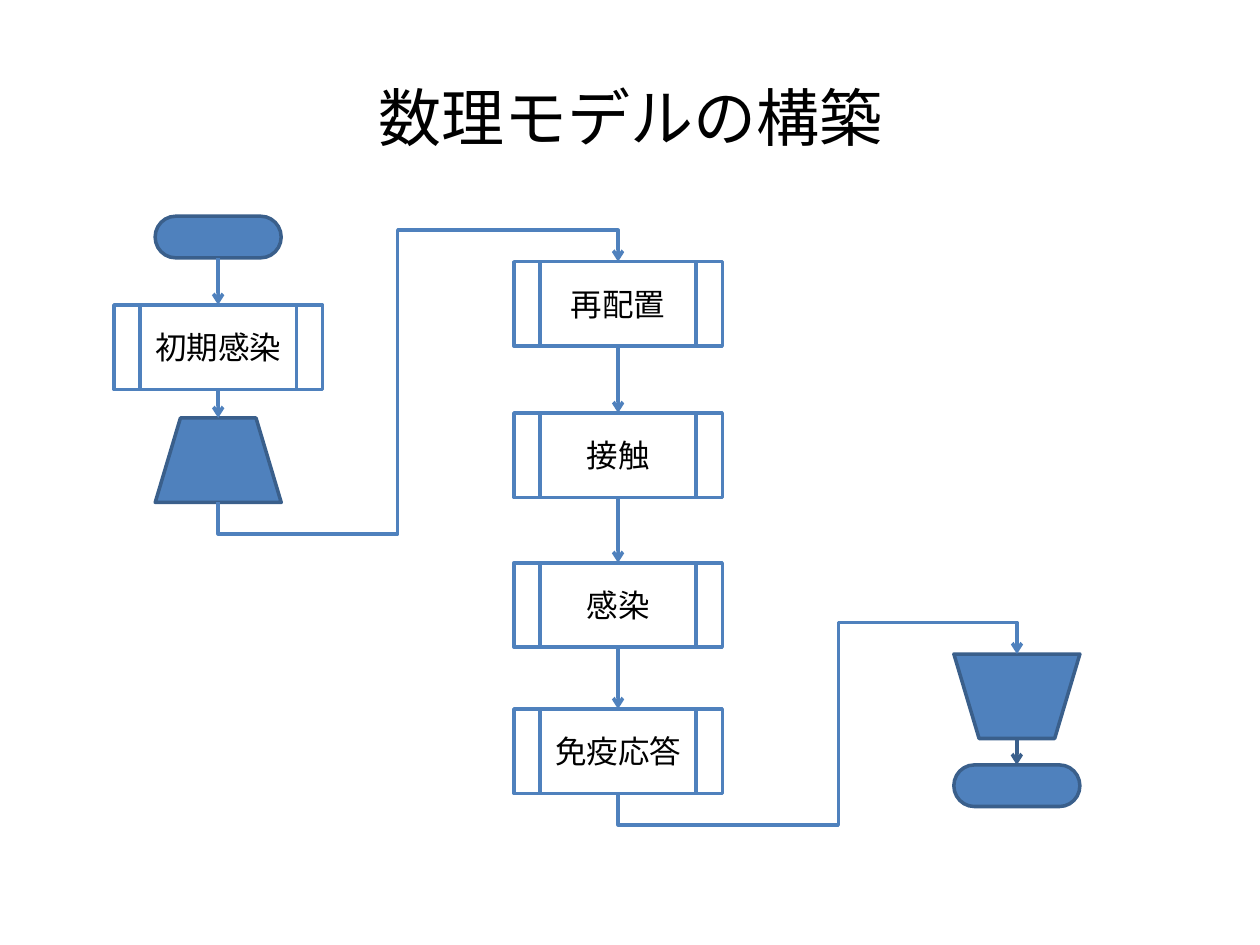
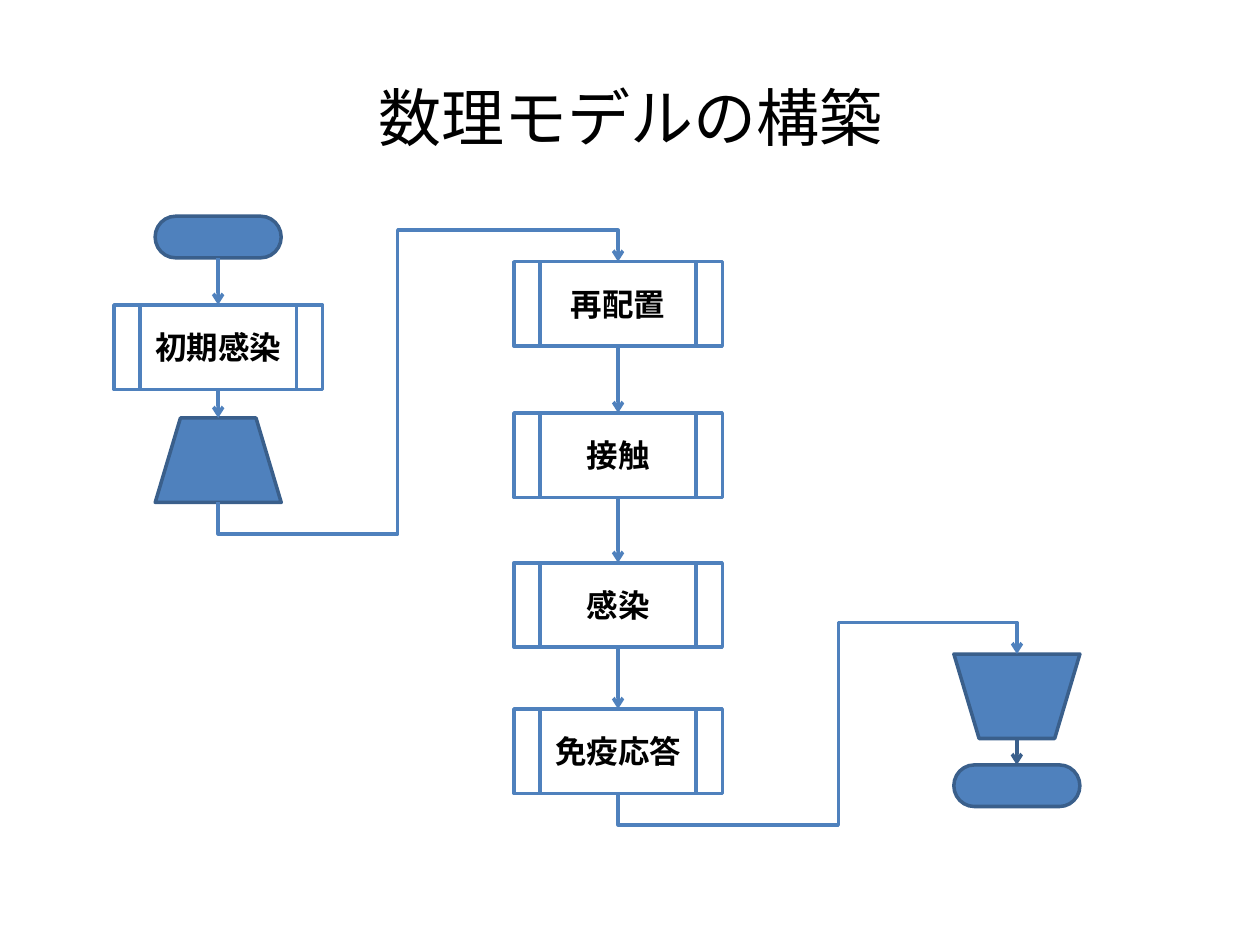
Before and after one commit to nkud/Research-BB, a slide deck: slide 7 of 卒業研究.pptx (slide 15 before the commit). Drawn at 1260x945 pixels with LibreOffice and Linux fonts; fonts in the diff are those of the drawing. Boxes give left, top, right and bottom in pixels: in the first picture for what was removed or moved away, otherwise in the second. Text is boxed around its words. In the diff, an @@ line names an element or a change of style, - is before the commit and + after.

```diff
--- a/卒業研究.pptx
+++ b/卒業研究.pptx
@@ bold on in 5 elements at box(514, 262, 722, 346), box(514, 413, 722, 498), box(514, 563, 722, 648), box(514, 709, 722, 794), box(115, 305, 323, 389) @@
```
Also in this commit, not shown: 2 slides added, 1 slide removed.
